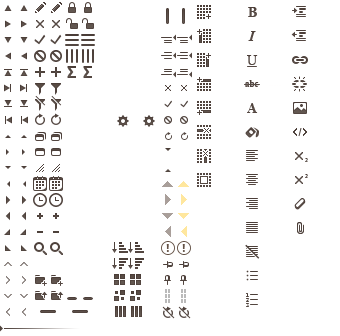
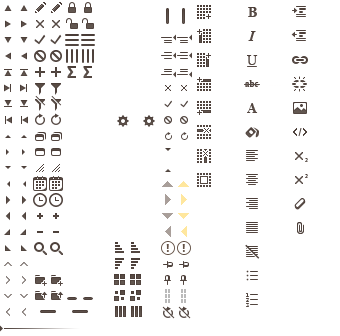
Revision of a layered (340, 336) image; what changed, layer by layer:
painted on "sort desc hover" over [128, 258, 144, 269]
painted on "sort desc" over [112, 258, 128, 269]
painted on "sort asc hover" over [128, 242, 144, 253]
painted on "sort asc" over [112, 242, 128, 253]
